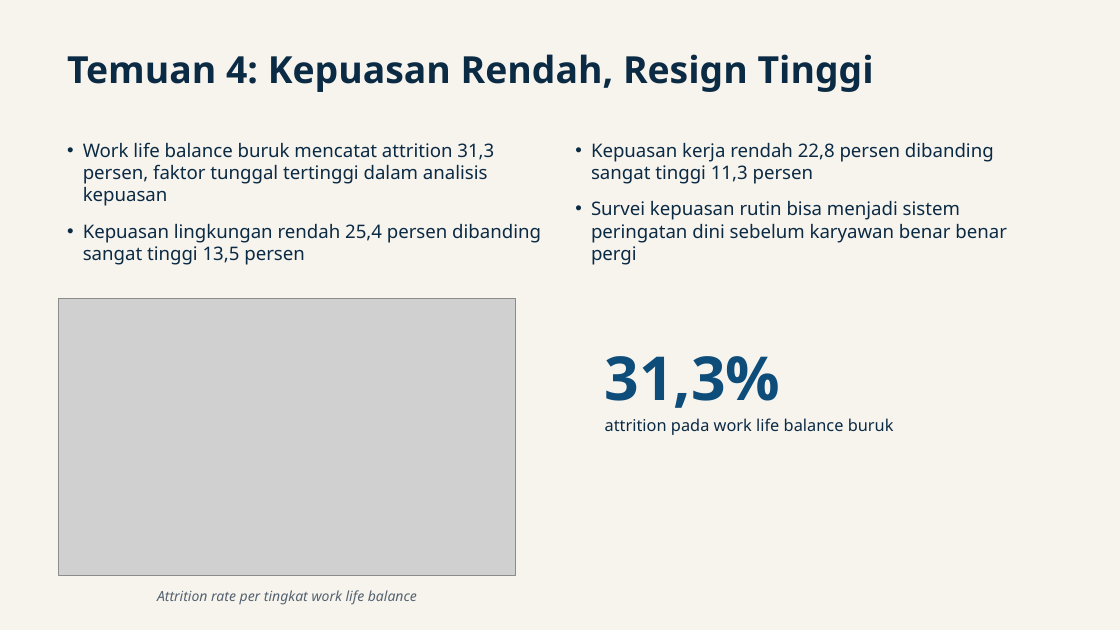
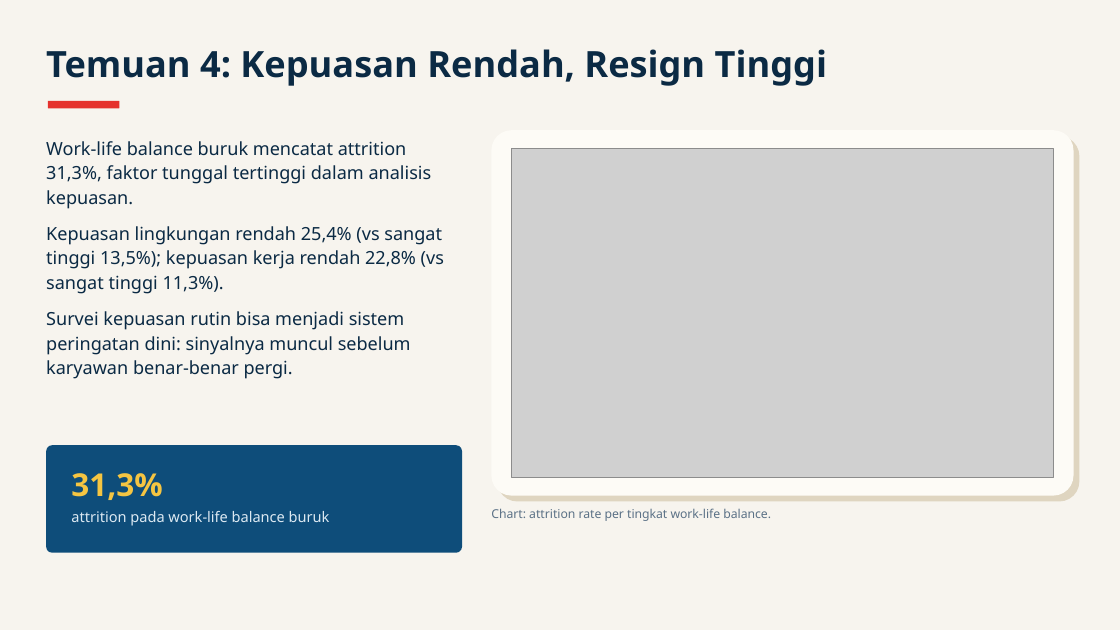
Before and after one commit to baghizash/ibm-hr-attrition-people-analytics, a slide deck: slide 7 of Portofolio-Analisis-HR-Attrition.pptx. Drawn at 1120x630 pixels with LibreOffice and Linux fonts; fonts in the diff are those of the drawing; grey boxes stand for pictures. Boxes give left, top, right and bottom in pixels: in the first picture for what was removed or moved away, otherwise in the second. Text is boxed around its words. In the diff, an @@ line names an element or a change of style, - is before the commit and + after.

```diff
--- a/Portofolio-Analisis-HR-Attrition.pptx
+++ b/Portofolio-Analisis-HR-Attrition.pptx
@@ text "Temuan 4: Kepuasan Rendah, Resign ...": place and size @@
-text "Temuan 4: Kepuasan Rendah, Resign ..." at [67, 54, 874, 92]
+text "Temuan 4: Kepuasan Rendah, Resign ..." at [46, 49, 827, 86]
@@ text "Temuan 4: Kepuasan Rendah, Resign ..." at [46, 49, 827, 86]: size 32 to 31 pt; line spacing 1 to 1.13; less space between paragraphs @@
@@ rounded rectangle added at [48, 101, 119, 108], fill #E5322D @@
@@ text at [46, 141, 444, 379]: text changed; size 16 to 15.5 pt @@
-• Kepuasan kerja rendah 22,8 persen dibanding sangat tinggi 11,3 persen
-• Survei kepuasan rutin bisa menjadi sistem peringatan dini sebelum karyawan benar benar pergi
+Work-life balance buruk mencatat attrition 31,3%, faktor tunggal tertinggi dalam analisis kepuasan.
+Kepuasan lingkungan rendah 25,4% (vs sangat tinggi 13,5%); kepuasan kerja rendah 22,8% (vs sangat tinggi 11,3%).
+Survei kepuasan rutin bisa menjadi sistem peringatan dini: sinyalnya muncul sebelum karyawan benar-benar pergi.
@@ text removed at [83, 142, 541, 265] @@
-• Work life balance buruk mencatat attrition 31,3 persen, faktor tunggal tertinggi dalam analisis kepuasan
-• Kepuasan lingkungan rendah 25,4 persen dibanding sangat tinggi 13,5 persen
@@ rounded rectangle added at [492, 130, 1074, 496], fill #FDFBF6 @@
@@ rounded rectangle added at [497, 136, 1080, 502], fill #DFD5C0 @@
@@ picture: place and size @@
-picture at [59, 298, 516, 576]
+picture at [512, 149, 1053, 477]
@@ text removed at [605, 356, 894, 435] @@
-31,3%
-attrition pada work life balance buruk
@@ rounded rectangle added at [46, 445, 462, 553], fill #0E4D7A @@
@@ text at [71, 473, 330, 526]: text changed; size 12 to 12.5 pt; text colour #54626F to #DCE9F2; italic off @@
-Attrition rate per tingkat work life balance
+31,3%
+attrition pada work-life balance buruk
@@ text added at [491, 508, 771, 521], 10.5 pt, text #5B7186 @@
+Chart: attrition rate per tingkat work-life balance.
```
Also in this commit, not shown: 8 other slides changed, 1 slide added, 1 slide removed.
